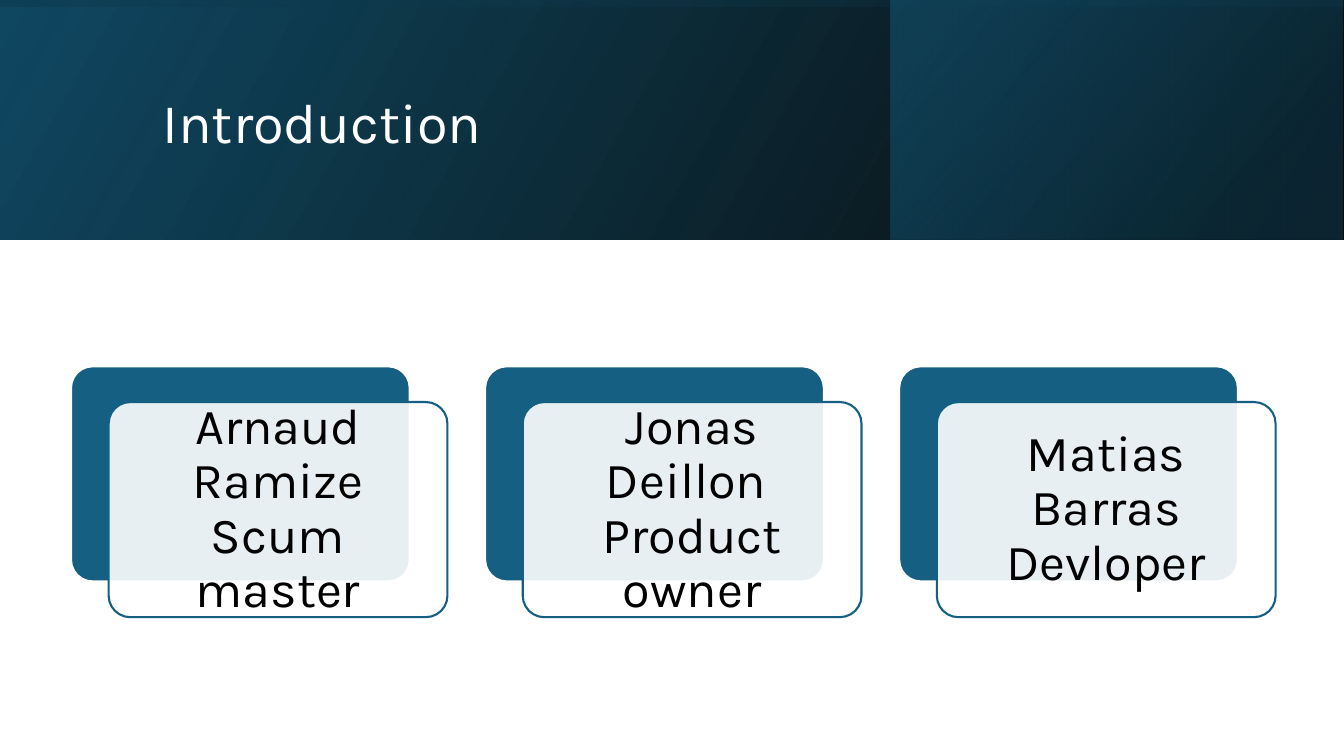
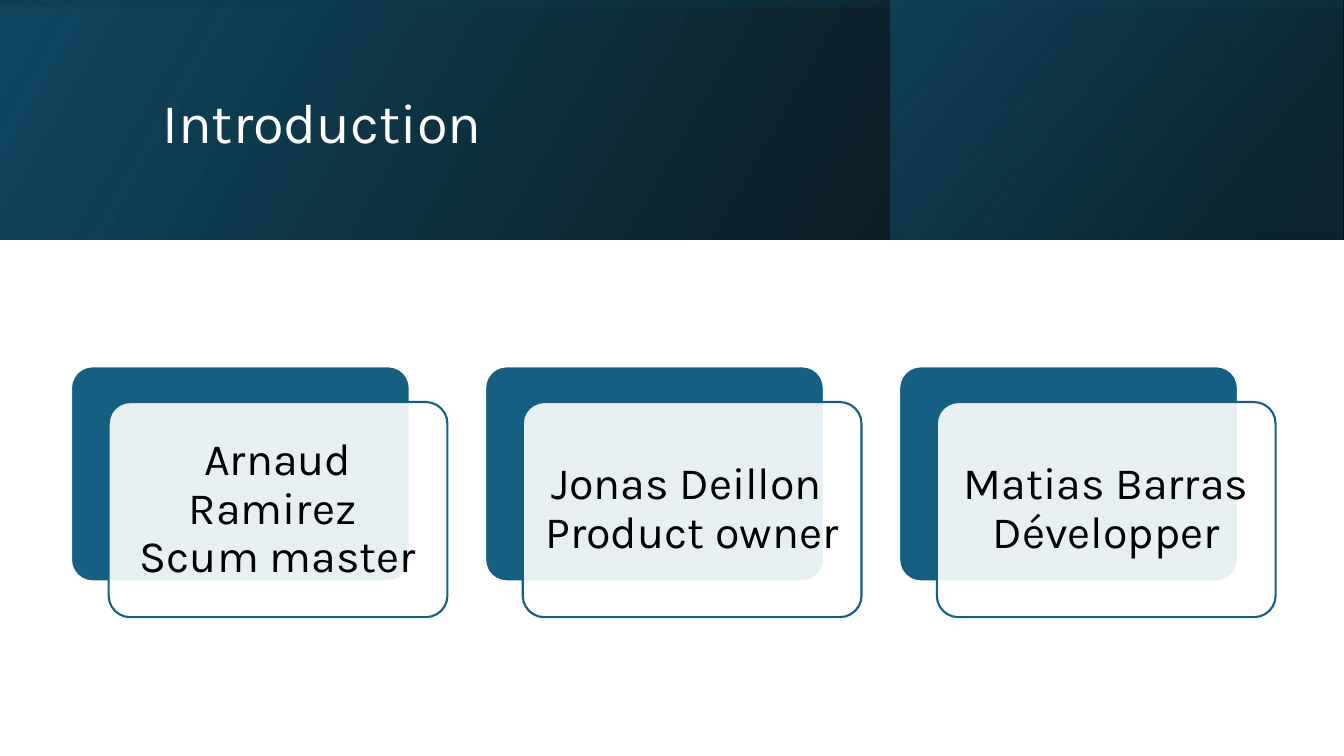
Before and after one commit to Barras-Matias-emf/306-G2-ArcadiaBox, a slide deck: slide 3 of documentation/ArcadiaboxPresentation.pptx. Drawn at 1344x756 pixels with LibreOffice and Linux fonts; fonts in the diff are those of the drawing. Boxes give left, top, right and bottom in pixels: in the first picture for what was removed or moved away, otherwise in the second. Text is boxed around its words. In the diff, an @@ line names an element or a change of style, - is before the commit and + after.

```diff
--- a/documentation/ArcadiaboxPresentation.pptx
+++ b/documentation/ArcadiaboxPresentation.pptx
@@ text "Jonas Deillon Product owner" at (545,468,838,549): size 36 to 32 pt; less space between paragraphs @@
@@ text at (140,444,416,573): text changed; size 36 to 32 pt @@
-Arnaud Ramize Scum master
+Arnaud Ramirez
+Scum master
@@ text at (964,468,1248,559): text changed; size 36 to 32 pt @@
-Matias Barras Devloper
+Matias Barras Développer
```
Also in this commit, not shown: 2 other slides changed, 7 slides added, 3 slides removed, 5 other files.
